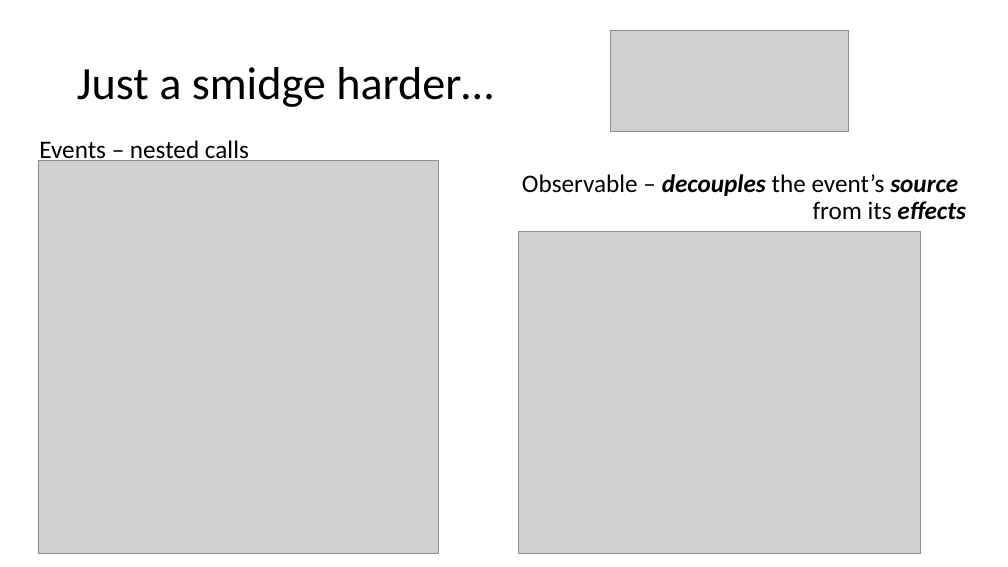
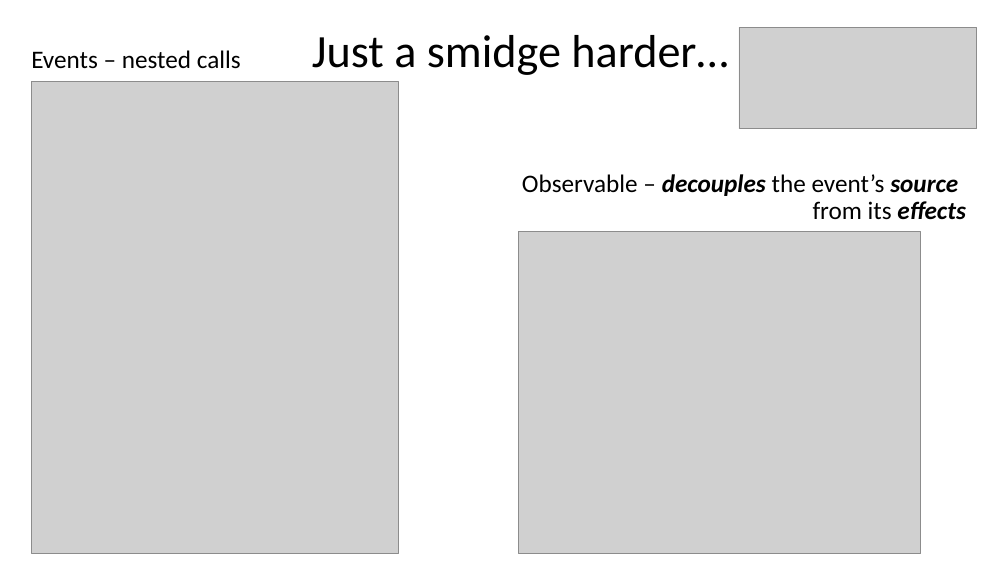
Before and after one commit to diffplug/rxjava-and-swt, a slide deck: slide 7 of RxJava and SWT.pptx. Drawn at 1008x567 pixels with LibreOffice and Linux fonts; fonts in the diff are those of the drawing; grey boxes stand for pictures. Boxes give left, top, right and bottom in pixels: in the first picture for what was removed or moved away, otherwise in the second. Text is boxed around its words. In the diff, an @@ line names an element or a change of style, - is before the commit and + after.

```diff
--- a/RxJava and SWT.pptx
+++ b/RxJava and SWT.pptx
@@ text "Events – nested calls" rewrapped from box(39, 140, 249, 164) to box(31, 50, 241, 69) @@
@@ title "Just a smidge harder…": place and size @@
-title "Just a smidge harder…" at box(77, 67, 493, 107)
+title "Just a smidge harder…" at box(312, 35, 728, 75)
@@ picture: place and size @@
-picture at box(611, 30, 849, 132)
+picture at box(740, 27, 978, 129)
@@ picture: place and size @@
-picture at box(38, 160, 438, 554)
+picture at box(32, 82, 399, 554)
```
Also in this commit, not shown: 4 other slides changed, 1 slide removed, 2 other files.
